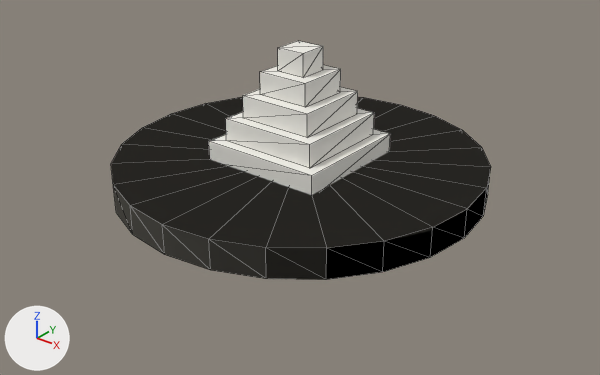
A saved change to the glTF model game/models/hero/rb_pyramid.glb.
Camera for both pictures: a 50 mm camera at (18.66, -23.36, 13.83) aimed at (0.72, -0.93, -0.08). Every picture has the same lights, and +X, +Y and +Z are marked at lower left. The picture after the commit comes second. Mesh edges are drawn as thin lines. Objects named as collision shapes, trigger or cutter boxes, shadow casters or lower levels of detail are left out. Where no turn or scale is listed for an object, it has been applied to the vertices. Vertices at exactly the same position are counted once.

Names of what the first picture shows: 'rb_pyramid_lod0'.
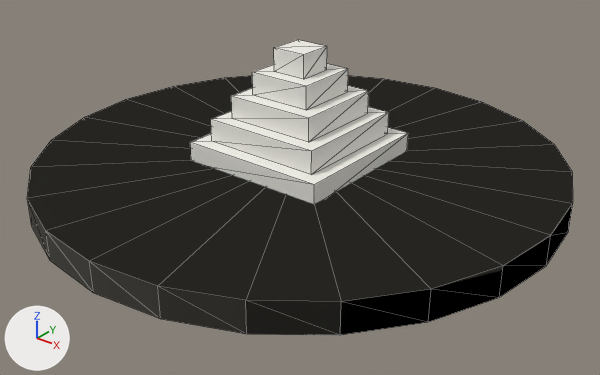
Boxes [x1, y1, x2, y2] around the edits, measured in the pictures (600 x 375 px; the box of a moved part takes in the faces that stretch with it):
'rb_pyramid_lod0', reshaped, rescaled (44% wider, 23% taller)
    before: [111, 41, 491, 280]
    after: [27, 40, 573, 335]
part 1 of me_rb_pyramid_lod0, moved or reshaped
    before: [111, 97, 491, 280]
    after: [27, 75, 573, 335]
part 2 of me_rb_pyramid_lod0, moved or reshaped
    before: [209, 129, 390, 195]
    after: [190, 128, 408, 204]
part 3 of me_rb_pyramid_lod0, moved or reshaped
    before: [226, 108, 374, 168]
    after: [211, 107, 389, 175]
part 4 of me_rb_pyramid_lod0, moved or reshaped
    before: [243, 87, 358, 137]
    after: [231, 86, 369, 142]
part 5 of me_rb_pyramid_lod0, moved or reshaped
    before: [260, 65, 341, 107]
    after: [252, 64, 348, 110]
part 6 of me_rb_pyramid_lod0, moved or reshaped
    before: [278, 41, 323, 78]
    after: [274, 40, 327, 79]

The change, as a diff of the scene's bpy script:
```diff
--- a/game/models/hero/rb_pyramid.glb.py
+++ b/game/models/hero/rb_pyramid.glb.py
@@ me_rb_pyramid_lod0 @@
 # used by ob_rb_pyramid_lod0; location = (0.0, 0.0, 2.35); scale = (7.3, 7.3, 7.3)
-me_rb_pyramid_lod0.from_pydata(...)  # 119 vertices, 161 faces; spans x -1.0..1.0, y -1.0..1.0, z -0.38..0.38
+me_rb_pyramid_lod0.from_pydata(...)  # 119 vertices, 161 faces; spans x -1.0..1.0, y -1.0..1.0, z -0.27..0.27
+# me_rb_pyramid_lod0 part 1: the loose piece of 49 vertices spanning x -1.0..1.0, y -1.0..1.0, z -0.38..-0.22 is scaled about the mesh origin by (1, 1, 0.709)
+# me_rb_pyramid_lod0 part 2: the loose piece of 8 vertices spanning x -0.34..0.34, y -0.34..0.34, z -0.24..-0.12 is scaled about the mesh origin by (0.851, 0.851, 0.709)
+# me_rb_pyramid_lod0 part 3: the loose piece of 8 vertices spanning x -0.28..0.28, y -0.28..0.28, z -0.12..0.01 is scaled about the mesh origin by (0.848, 0.848, 0.709)
+# me_rb_pyramid_lod0 part 4: the loose piece of 8 vertices spanning x -0.21..0.21, y -0.21..0.21, z 0.01..0.13 is scaled about the mesh origin by (0.846, 0.846, 0.708)
+# me_rb_pyramid_lod0 part 5: the loose piece of 8 vertices spanning x -0.15..0.15, y -0.15..0.15, z 0.13..0.25 is scaled about the mesh origin by (0.841, 0.841, 0.709)
+# me_rb_pyramid_lod0 part 6: the loose piece of 8 vertices spanning x -0.08..0.08, y -0.08..0.08, z 0.25..0.38 is scaled about the mesh origin by (0.828, 0.828, 0.709)
+# other edits to the shape of me_rb_pyramid_lod0 do not show in these pictures
 me_rb_pyramid_lod0.materials.append(mat_wall)
@@ ob_rb_pyramid_lod0 @@
 ob_rb_pyramid_lod0.location = (0.0, 0.0, 2.35)
-ob_rb_pyramid_lod0.scale = (7.3, 7.3, 7.3)
+ob_rb_pyramid_lod0.scale = (10.3, 10.3, 10.3)
```
